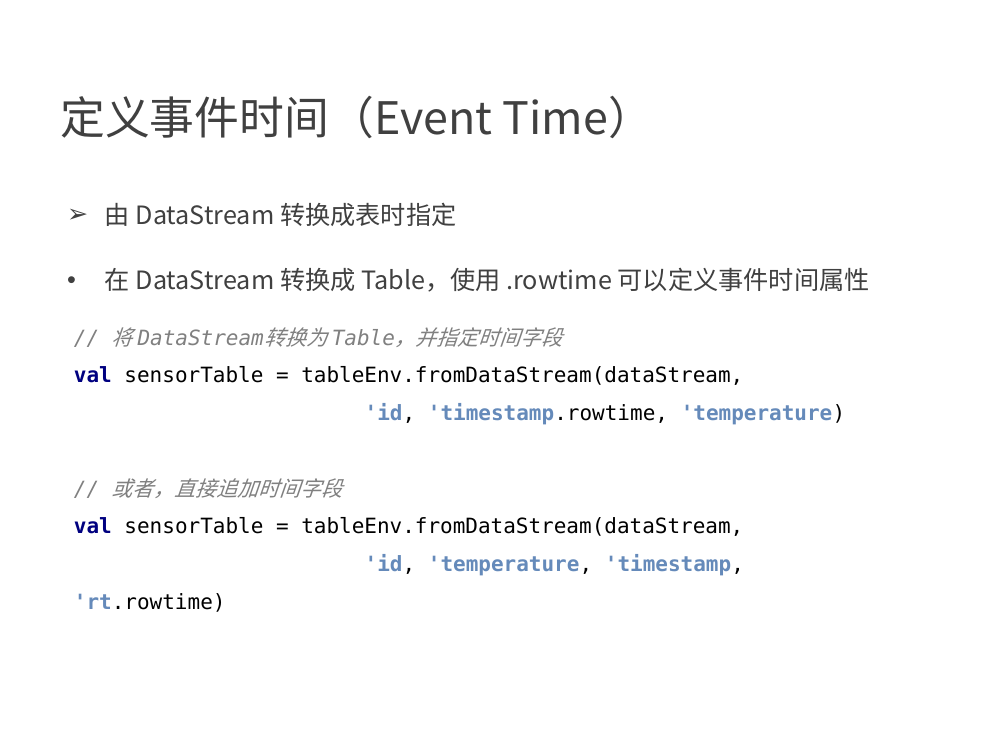
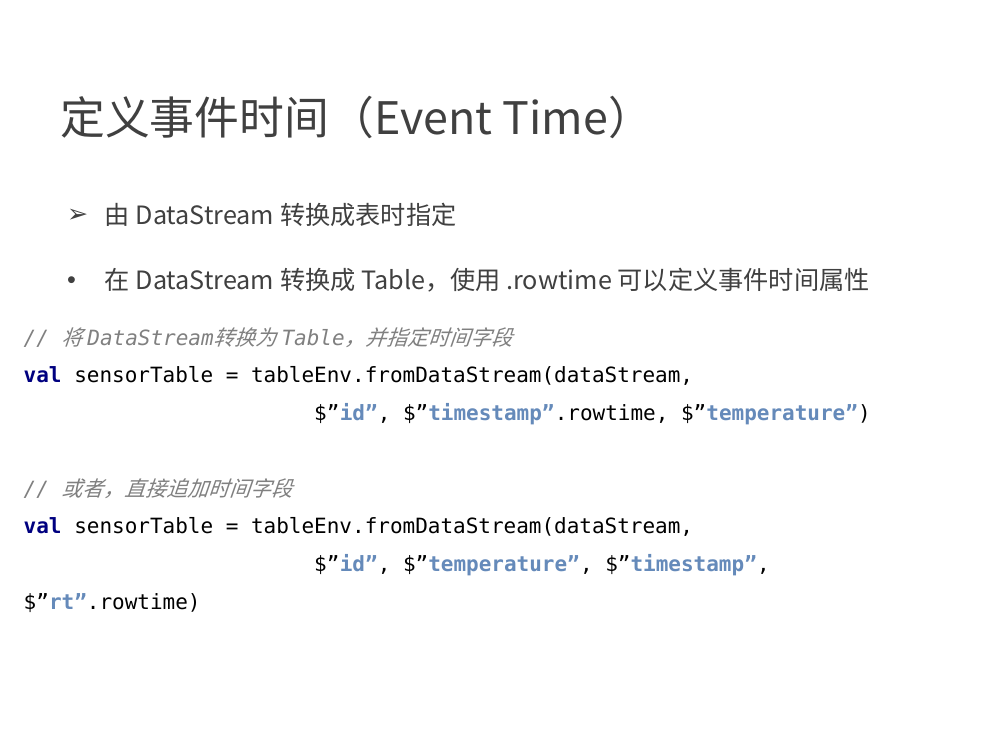
Before and after one commit to confucianzuoyuan/flink-tutorial, a slide deck: slide 35 of slides/9_Table API 和 Flink SQL.pptx. Drawn at 1008x756 pixels with LibreOffice and Linux fonts; fonts in the diff are those of the drawing; background and template pictures are left out. Boxes give left, top, right and bottom in pixels: in the first picture for what was removed or moved away, otherwise in the second. Text is boxed around its words. In the diff, an @@ line names an element or a change of style, - is before the commit and + after.

```diff
--- a/slides/9_Table API 和 Flink SQL.pptx
+++ b/slides/9_Table API 和 Flink SQL.pptx
@@ text "// 将 DataStream转换为 Table，并指定时间字段 val ...": place and size @@
-text "// 将 DataStream转换为 Table，并指定时间字段 val ..." at box(74, 327, 845, 612)
+text "// 将 DataStream转换为 Table，并指定时间字段 val ..." at box(24, 327, 871, 612)
@@ text at box(314, 403, 871, 425): text changed @@
-'id, 'timestamp.rowtime, 'temperature)
+$”id”, $”timestamp”.rowtime, $”temperature”)
@@ text at box(24, 554, 769, 612): text changed @@
-'id, 'temperature, 'timestamp, 'rt.rowtime)
+$”id”, $”temperature”, $”timestamp”, $”rt”.rowtime)
```
Also in this commit, not shown: 11 other slides changed, 1 other file.
